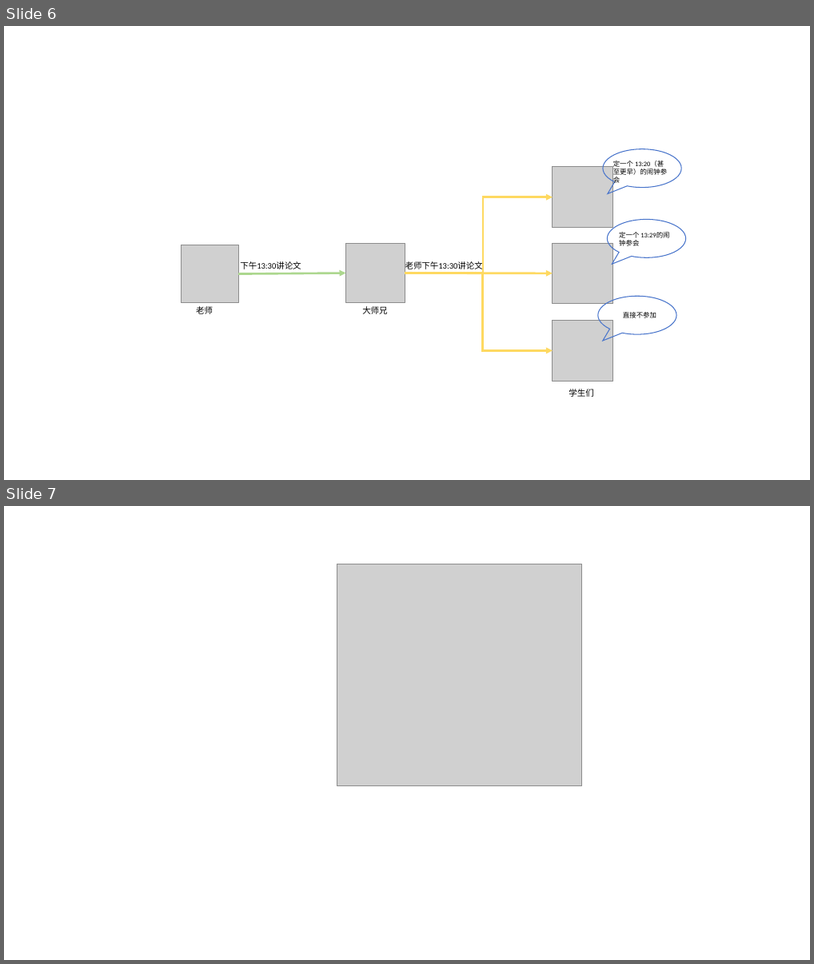
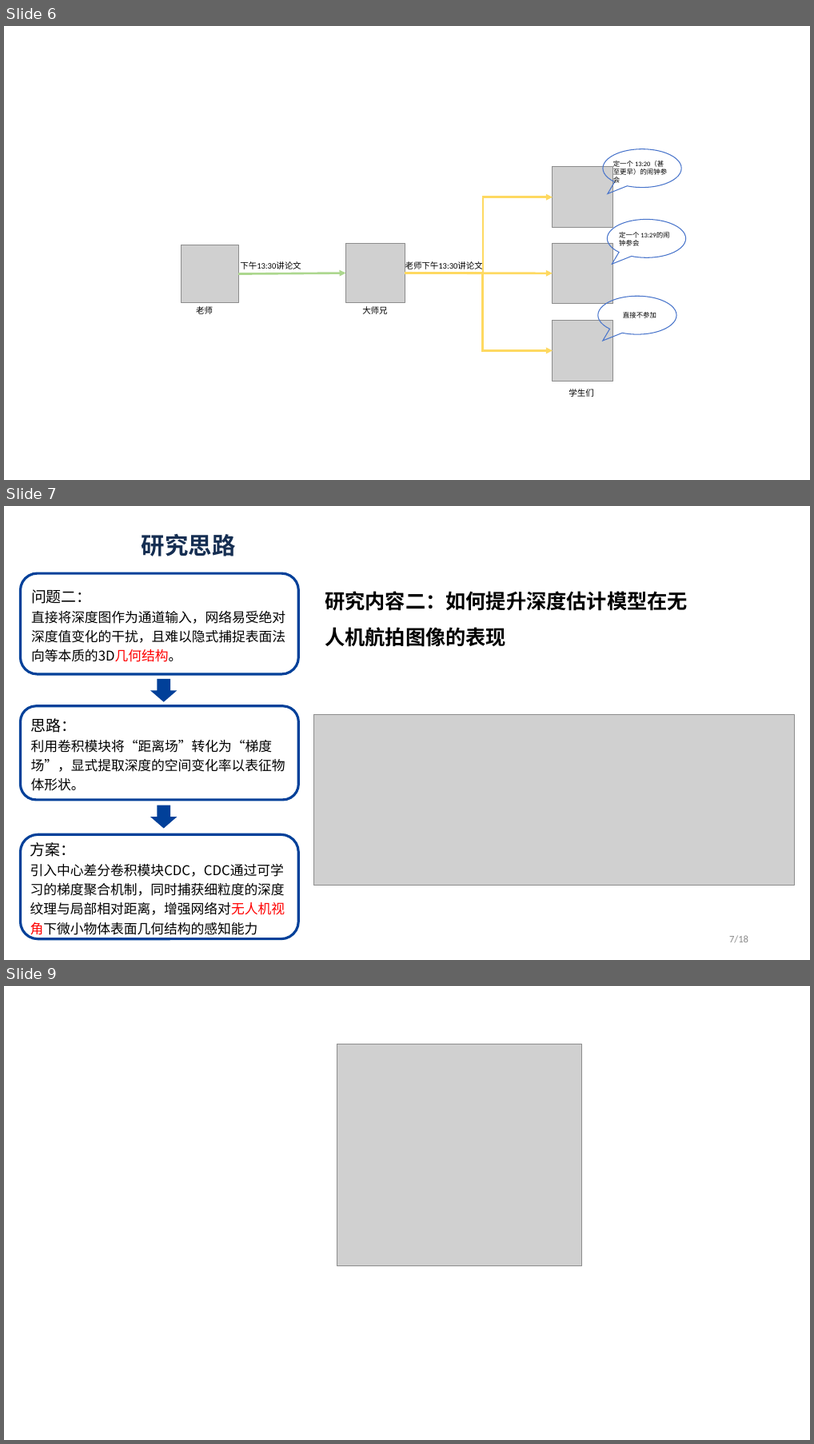
Before and after one commit to killerqueen4804/ESDK_On_Sophon, a slide deck: 展示文稿.pptx. Shown one above the other, each under a label of ours: slides 6 and 7 before the commit, slides 6, 7 and 9 after it; the slides between them are not shown. The pictures are 814x964 and 814x1444 pixels, drawn with LibreOffice and Linux fonts; fonts in the diff are those of the drawing; grey boxes stand for pictures. Boxes give left, top, right and bottom in pixels: in the first picture for what was removed or moved away, otherwise in the second. Text is boxed around its words. In the diff, an @@ line names an element or a change of style, - is before the commit and + after.

```diff
--- a/展示文稿.pptx
+++ b/展示文稿.pptx
@@ slide 7 added at bbox=[4, 506, 810, 960], background #FFFFFF @@
@@ text added at bbox=[142, 534, 235, 556], 28 pt, text #152E52, bold @@
+研究思路
@@ rounded rectangle added at bbox=[20, 573, 298, 673], outline #014099 3 pt, 16 pt, text #000000 @@
+问题二：
+直接将深度图作为通道输入，网络易受绝对深度值变化的干扰，且难以隐式捕捉表面法向等本质的3D几何结构。
@@ text added at bbox=[325, 591, 688, 647], 24 pt, text #000000, bold @@
+研究内容二：如何提升深度估计模型在无人机航拍图像的表现
@@ right arrow added at bbox=[150, 679, 177, 701], fill #014099 @@
@@ rounded rectangle added at bbox=[20, 706, 298, 800], outline #014099 3 pt, 16 pt, text #000000 @@
+思路：
+利用卷积模块将“距离场”转化为“梯度场”，显式提取深度的空间变化率以表征物体形状。
@@ picture added at bbox=[314, 714, 794, 884] @@
@@ right arrow added at bbox=[150, 805, 177, 828], fill #014099 @@
@@ rounded rectangle added at bbox=[20, 835, 298, 939], outline #014099 3 pt, 16 pt, text #000000 @@
+方案：
+引入中心差分卷积模块CDC，CDC通过可学习的梯度聚合机制，同时捕获细粒度的深度纹理与局部相对距离，增强网络对无人机视角下微小物体表面几何结构的感知能力
@@ page number added at bbox=[730, 935, 749, 943], 12 pt, text #8C8C8C @@
+7/18
@@ what was slide 7 is now slide 9 @@
```
Also in this commit, not shown: 1 other slide added.
